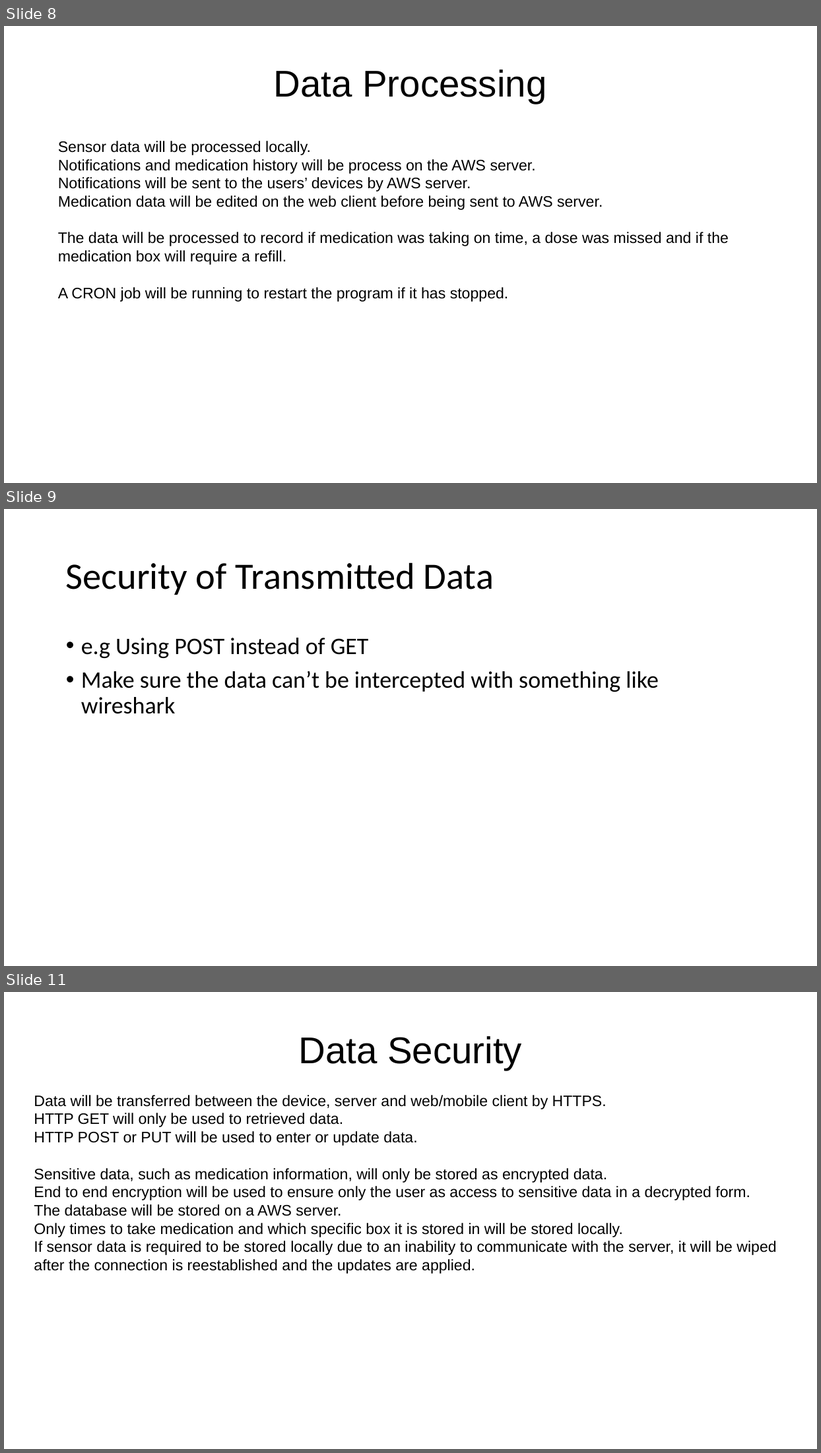
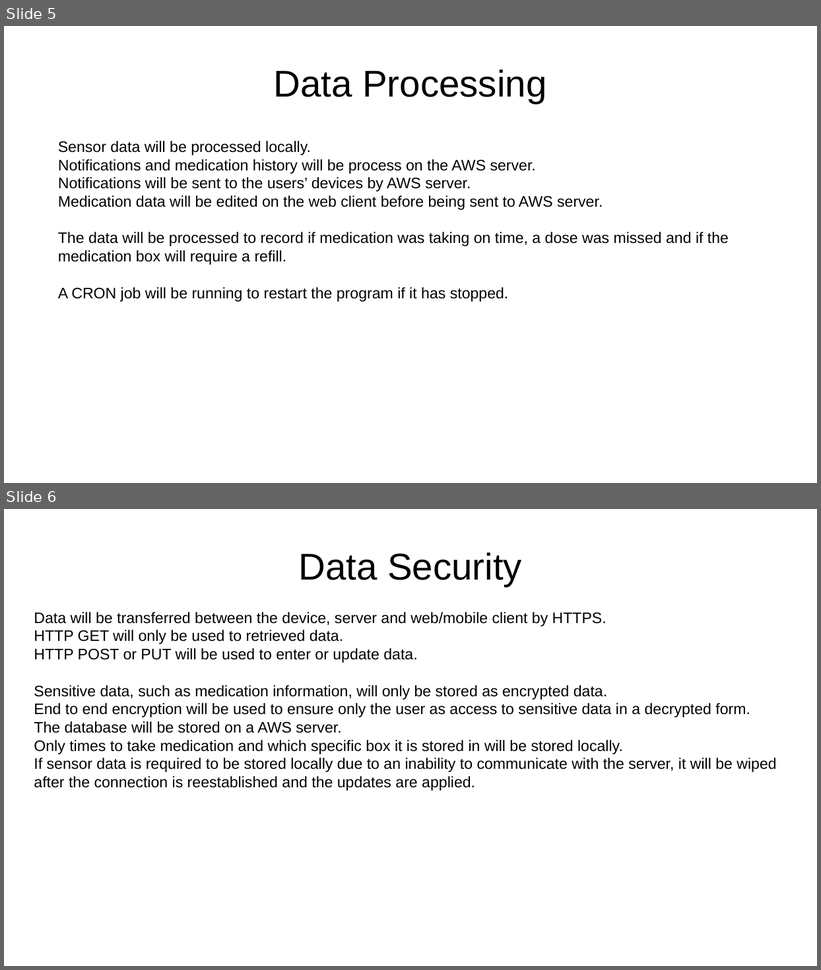
Before and after one commit to cianashby1337/IOT_CA1_Documentation, a slide deck: Slideshow template.pptx. Shown one above the other, each under a label of ours: slides 8, 9 and 11 before the commit, slides 5 and 6 after it; the slides between them are not shown. The pictures are 821x1453 and 821x970 pixels, drawn with LibreOffice and Linux fonts; fonts in the diff are those of the drawing. Boxes give left, top, right and bottom in pixels: in the first picture for what was removed or moved away, otherwise in the second. Text is boxed around its words. In the diff, an @@ line names an element or a change of style, - is before the commit and + after.

```diff
--- a/Slideshow template.pptx
+++ b/Slideshow template.pptx
@@ slide 9 removed at <box>4,509,817,966</box>, background #FFFFFF @@
@@ title removed at <box>66,562,494,595</box> @@
-Security of Transmitted Data
@@ text removed at <box>81,638,658,714</box> @@
-• e.g Using POST instead of GET
-• Make sure the data can’t be intercepted with something like wireshark
@@ what was slide 8 is now slide 5 @@
@@ what was slide 11 is now slide 6 @@
```
Also in this commit, not shown: 4 other slides removed.
